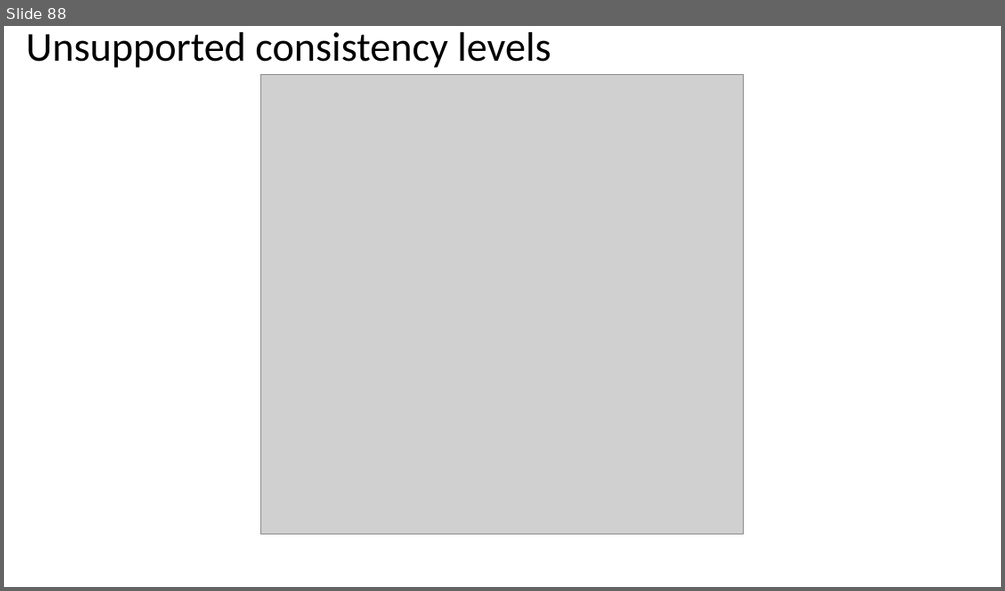
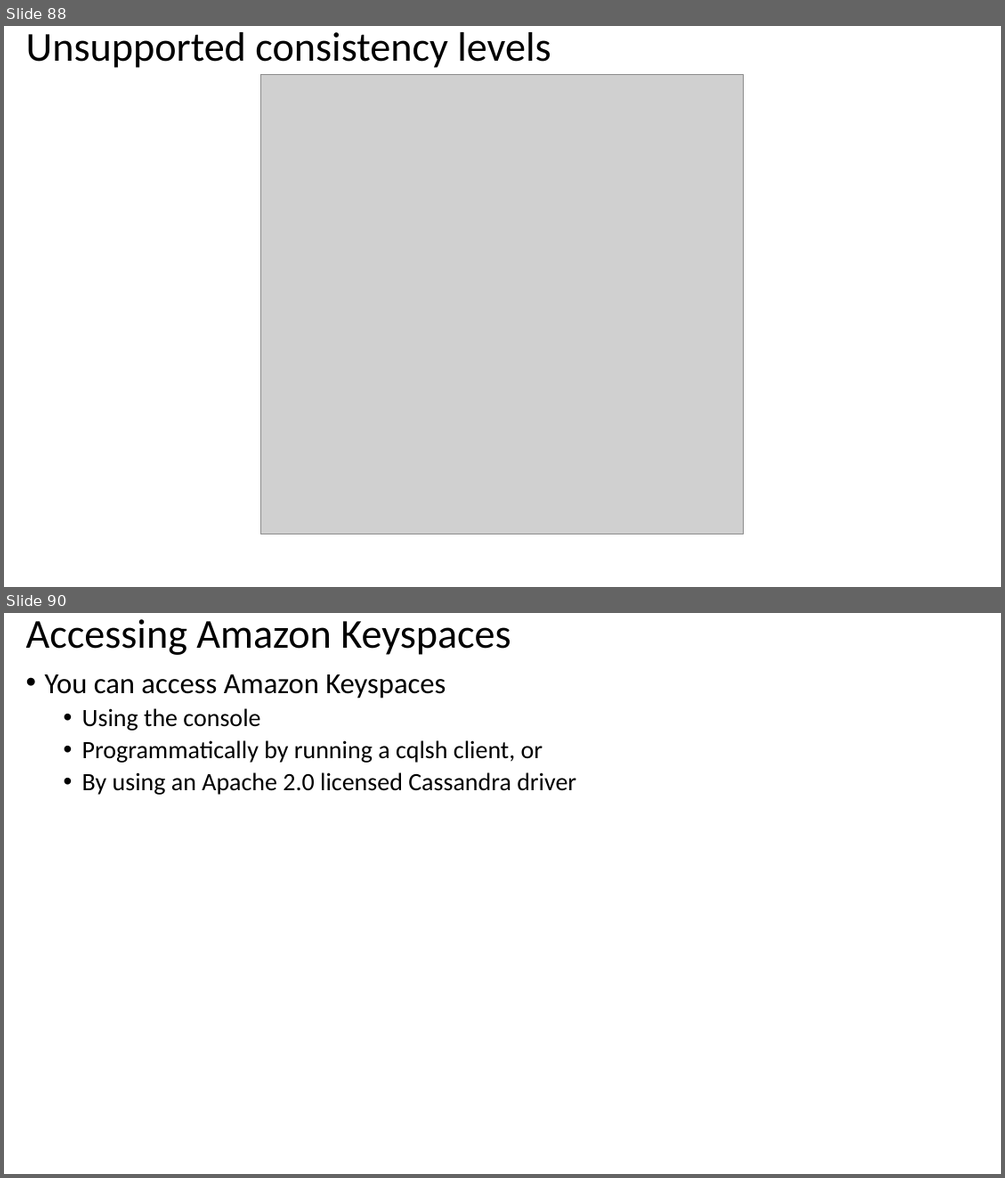
Before and after one commit to atingupta2005/nosql-databases-aws-azure-oct-23, a slide deck: PPTs/3-AWS-Keyspaces.pptx. Shown one above the other, each under a label of ours: slide 88 before the commit, slides 88 and 90 after it; the slides between them are not shown. The pictures are 1005x591 and 1005x1178 pixels, drawn with LibreOffice and Linux fonts; fonts in the diff are those of the drawing; grey boxes stand for pictures. Boxes give left, top, right and bottom in pixels: in the first picture for what was removed or moved away, otherwise in the second. Text is boxed around its words. In the diff, an @@ line names an element or a change of style, - is before the commit and + after.

```diff
--- a/PPTs/3-AWS-Keyspaces.pptx
+++ b/PPTs/3-AWS-Keyspaces.pptx
@@ slide 90 added at [4, 613, 1001, 1174], background #FFFFFF @@
@@ title added at [26, 619, 510, 655], 39.6 pt, text #000000 @@
+Accessing Amazon Keyspaces
@@ text added at [45, 674, 576, 795], 24 pt, text #000000 @@
+• You can access Amazon Keyspaces
+  • Using the console
+  • Programmatically by running a cqlsh client, or
+  • By using an Apache 2.0 licensed Cassandra driver
```
Also in this commit, not shown: 42 other slides added, 29 slides removed, 26 other files.
